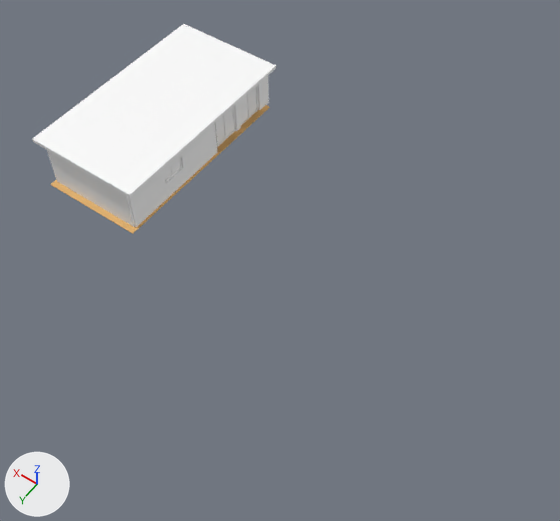
The glTF model clientside/models/kitchen.glb, before and after one commit.
Rendered twice from a 50 mm camera at (-28.5, 25.8, 34.6) aimed at (-12.0, 2.8, -1.6). The lights are fixed; the arrows at lower left show +X, +Y and +Z. Where no turn or scale is listed for an object, it has been applied to the vertices.
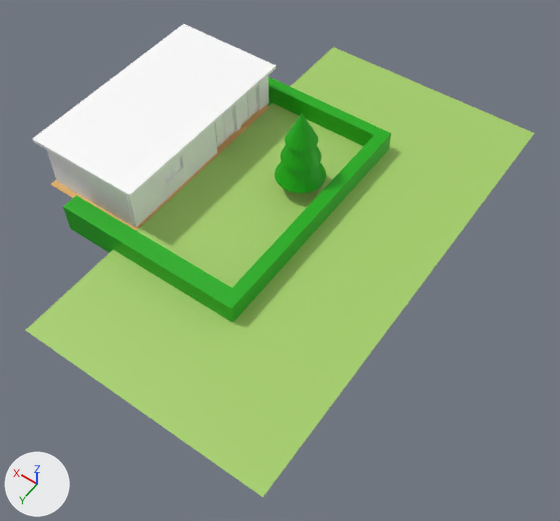
Boxes [x1, y1, x2, y2] around the edits, measured in the pictures (560 x 521 px):
'Plane', added (green): after [26, 47, 534, 497]
'Cube.018', added (green): after [63, 77, 391, 323]
'Cone', added (green): after [274, 114, 326, 193]

The change, as a list of edits to the scene's bpy script:
```text
Add mat_green_bush:
    mat_green_bush = principled_material('green bush')
    mat_green_bush.base_color = (0.00594, 0.419, 0.0)  # green #12ad00
Add mat_grass:
    mat_grass = principled_material('grass')
    mat_grass.base_color = (0.382, 0.626, 0.144)  # green #a6cf6a
Add me_cone:
    me_cone.from_pydata(...)  # 161 vertices, 318 faces; spans x -1.6..1.6, y -1.6..1.6, z -3.91..1.0
    me_cone.materials.append(mat_green_bush)  # green #12ad00
Add me_cube_016:
    me_cube_016.from_pydata(...)  # 25 vertices, 46 faces; spans x -0.4..12.1, y -8.3..8.3, z -1.0..1.0
    me_cube_016.materials.append(mat_green_bush)  # green #12ad00
Add me_plane:
    me_plane.from_pydata([(-14.1, -15.2, 0.0), (1.8, -15.2, 0.0), (-14.1, 15.2, 0.0), (1.8, 15.2, 0.0)], [], [(0, 1, 3), (0, 3, 2)])
    me_plane.materials.append(mat_grass)  # green #a6cf6a
Add ob_cone:
    ob_cone = bpy.data.objects.new('Cone', me_cone)
    ob_cone.location = (-9.92, -2.26, 4.13)
Add ob_cube_018:
    ob_cube_018 = bpy.data.objects.new('Cube.018', me_cube_016)
    ob_cube_018.location = (-12.38, 0.0, -0.41)
Add ob_plane:
    ob_plane = bpy.data.objects.new('Plane', me_plane)
    ob_plane.location = (-5.8, 0.0, -0.77)
```
